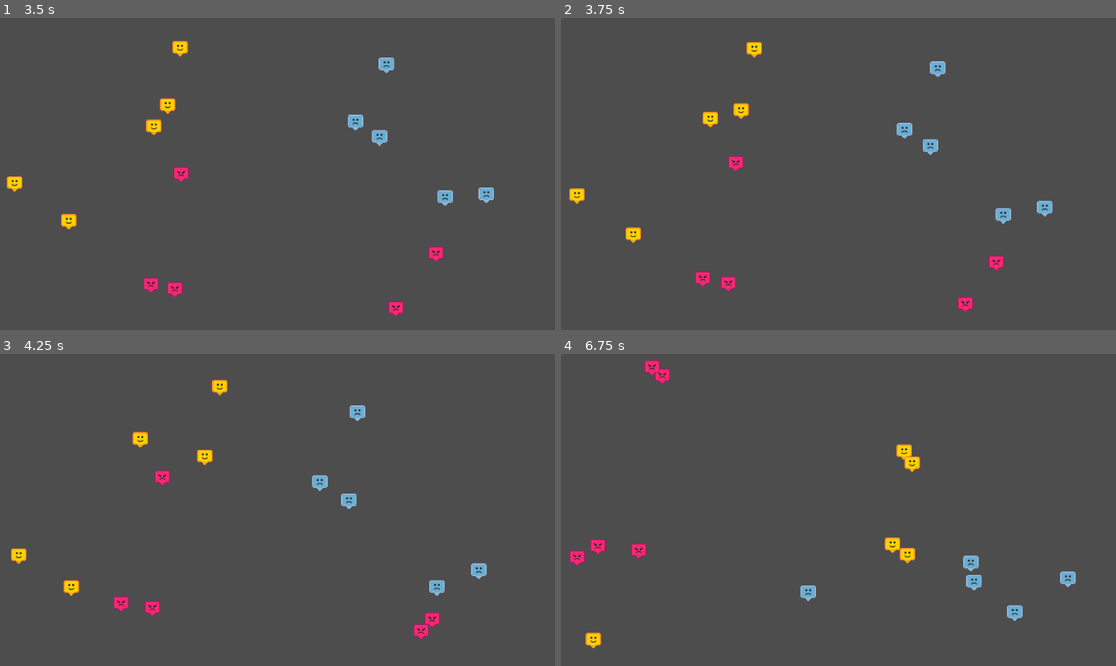
Above: before the commit, frames 1-4 (two rows, left to right).
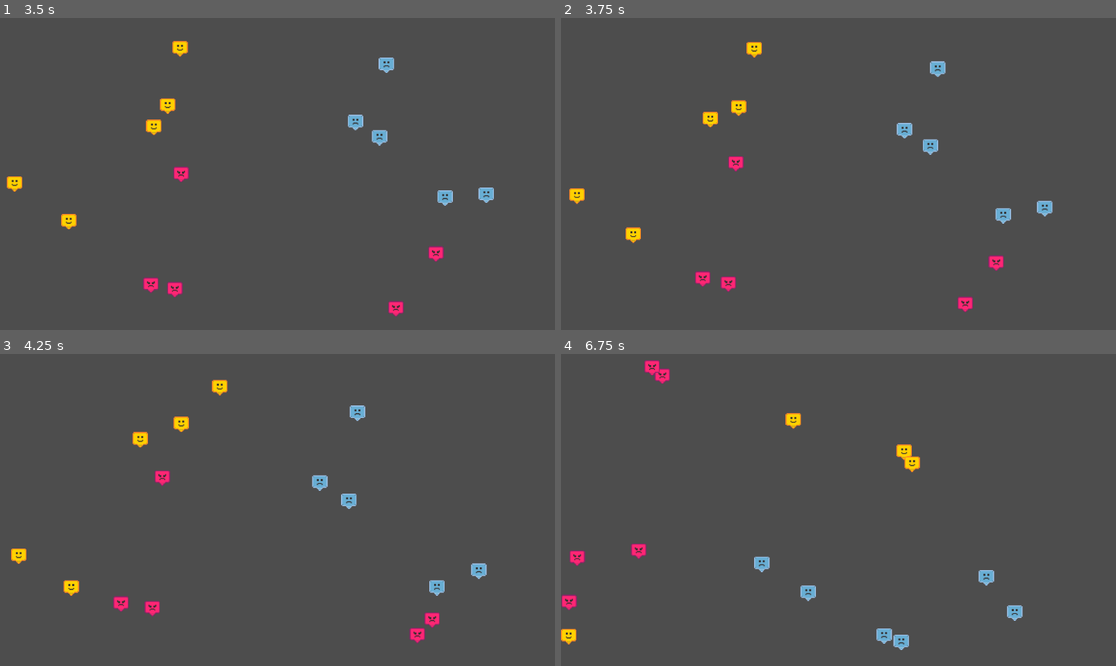
Above: after the commit, the same moments.

Repository: Steve-2045/nexus
Game: Godot game, scene res://espacio/mundo.tscn
Two runs of this game, one before a commit and one after it. Both use one fixed random seed, a clock stepped at 60 frames per second and the inputs below.
Inputs:
- Up to frame 1 (3.5 s): no input
- Up to frame 2 (3.75 s): no input
- Up to frame 3 (4.25 s): no input
- Up to frame 4 (6.75 s): no input

Frame 1 is identical in both runs. In frame 2, 0.1% of the frame differs, in the area x 30-34%, y 26-33%; in frame 3, 0.4%; in frame 4, 1.7%, in the area x 0-93%, y 18-95%.

Commit message:
Fix prey fleeing behavior for multiple hunters

Diff:
--- a/personajes/base_character.gd
+++ b/personajes/base_character.gd
@@ -181,15 +181,68 @@
 
 func change_to(new_type: String):
 	if new_type != emotion_type:
+		# Guardar mi tipo anterior para notificaciones
+		var old_type = emotion_type
+
 		# Limpiar estados de hunting antes de cambiar tipo
 		clear_hunting_states()
 
+		# Cambiar tipo
 		emotion_type = new_type
 		update_sprite()
 		update_collision_layers()
 
+		# IMPORTANTE: Notificar a TODOS los personajes cercanos sobre mi transformación
+		notify_transformation_to_nearby_characters()
+
 		# Forzar re-evaluación de todas las entidades en el área de detección
 		refresh_detection_area()
+
+func notify_transformation_to_nearby_characters():
+	# Obtener todos los personajes que pueden verme (dentro de sus áreas de detección)
+	var all_characters = get_tree().get_nodes_in_group("characters")
+
+	for character in all_characters:
+		if character != self and is_instance_valid(character):
+			# Verificar si estoy en el área de detección del otro personaje
+			var other_area = character.get_node("Area2D")
+			if other_area and other_area.overlaps_body(self):
+				# Notificar al otro personaje que debe re-evaluar si soy presa o cazador
+				if character.has_method("re_evaluate_character"):
+					character.re_evaluate_character(self)
+
+func re_evaluate_character(transformed_character):
+	# Llamado cuando otro personaje se transforma y necesito re-evaluar mi relación con él
+	var other_type = transformed_character.get_emotion_type()
+
+	# Si actualmente lo estoy cazando pero ya no puedo cazarlo
+	if hunting_target == transformed_character and not can_hunt(other_type):
+		stop_hunting()
+
+	# Si no estoy cazando y ahora puedo cazarlo
+	if not is_hunting and can_hunt(other_type):
+		hunting_target = transformed_character
+		is_hunting = true
+
+		# Notificar al otro que está siendo cazado
+		if transformed_character.has_method("add_hunter"):
+			transformed_character.add_hunter(self)
+
+		update_speed()
+
+	# Si ahora puede cazarme
+	if is_hunted_by(other_type):
+		# IMPORTANTE: Agregar directamente como cazador
+		# No esperar confirmación - debo huir de cualquier cazador cercano
+		add_hunter(transformed_character)
+
+		# También notificar por si quiere cazarme activamente
+		if transformed_character.has_method("notify_prey_detected"):
+			transformed_character.notify_prey_detected(self)
+
+	# Si ya no puede cazarme (pero antes sí)
+	elif transformed_character in hunters:
+		remove_hunter(transformed_character)
 
 func get_emotion_type() -> String:
 	return emotion_type
@@ -228,7 +281,11 @@
 
 		# Verificar si este tipo puede cazarme
 		elif is_hunted_by(other_type):
-			# Notificar al cazador que me encontró
+			# IMPORTANTE: Agregar directamente al cazador sin esperar confirmación
+			# Todas las presas deben huir de cualquier cazador cercano
+			add_hunter(body)
+
+			# También notificar al cazador por si quiere cazarme
 			if body.has_method("notify_prey_detected"):
 				body.notify_prey_detected(self)
 
@@ -365,8 +422,12 @@
 				update_speed()
 				break  # Solo cazar un objetivo a la vez
 
-			# Si este tipo ahora puede cazarme, notificarle
+			# Si este tipo ahora puede cazarme
 			elif is_hunted_by(other_type):
+				# IMPORTANTE: Agregar directamente como cazador
+				add_hunter(body)
+
+				# También notificar por si quiere cazarme
 				if body.has_method("notify_prey_detected"):
 					body.notify_prey_detected(self)
 
